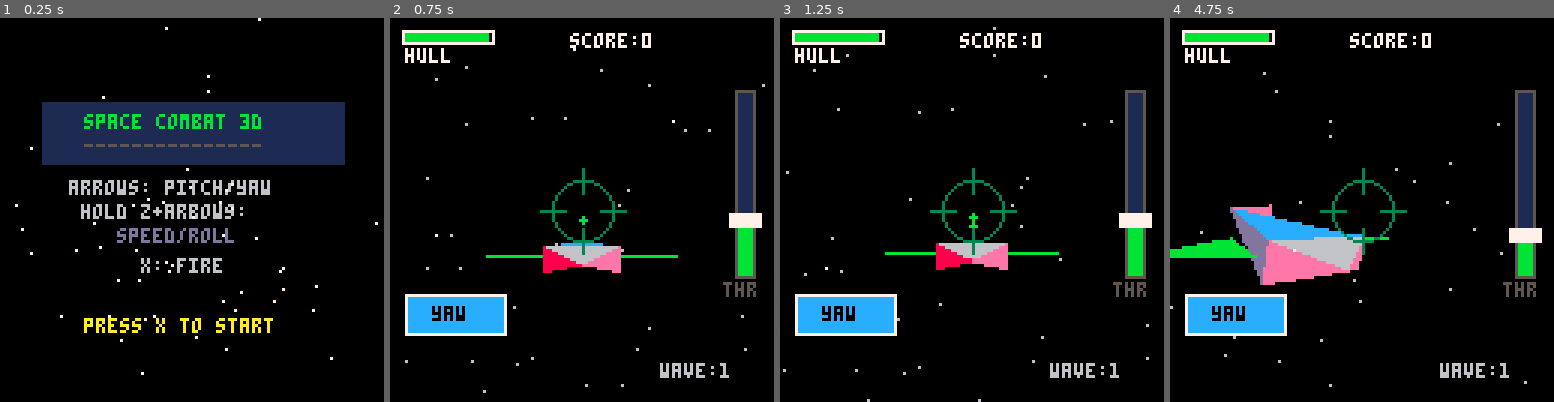
Above: before the commit, frames 1-4 (left to right).
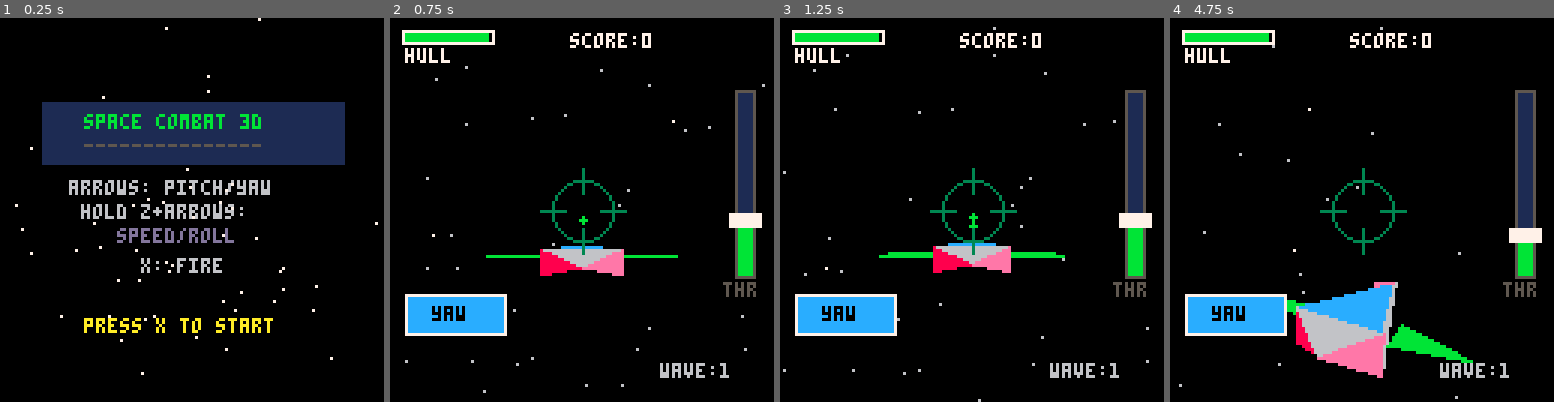
Above: after the commit, the same moments.

Repository: RubenTipparach/Mini-Pico-Games
Game: PICO-8 cartridge pico-8/carts/space_combat_3d.p8
The game is run twice, just before and just after one commit, with the same random seed, the same clock (stepped at 60 frames per second) and the same inputs.
Inputs (mouse positions are in pixels of both pictures, inside the frame that each line leads up to):
- Up to frame 1 (0.25 s): no input
- Up to frame 2 (0.75 s): tap X (X key) at 0.33 s; click (670, 121) at 0.67 s; tap O (Z key) at 0.7 s
- Up to frame 3 (1.25 s): tap X (X key) at 1.07 s; click (826, 267) at 1.22 s
- Up to frame 4 (4.75 s): hold Right 1.6-2.1 s; tap O (Z key) every 0.4 s from 1.7 to 4.5 s; click (1277, 114) at 1.77 s; tap X (X key) at 1.85, 2.97, 4.08 s; hold Up 2.15-2.42 s; click (1342, 259) at 2.32 s; hold Right 2.47-3.03 s; click (1404, 106) at 2.87 s; hold Left 3.08-3.58 s; click (1465, 256) at 3.42 s; hold Down 3.63-3.97 s; click (1231, 102) at 3.97 s; hold Right 4.02-4.68 s; click (1292, 248) at 4.52 s; hold Up from 4.73 s (still down)

Frame 1 is identical in both runs. In frame 2, 0.7% of the frame differs, in the area x 10-84%, y 7-77%; in frame 3, 0.9%; in frame 4, 11%, in the area x 0-93%, y 2-100%.

Commit message:
Fix rotations with local axis system (no more Euler angles)
Major rewrite of orientation system:
- Player now uses three orthonormal vectors (fwd, rgt, up)
- Pitch rotates around local right axis
- Yaw rotates around local up axis
- Roll rotates around local forward axis
- Uses Rodrigues rotation formula for axis-angle rotation
- Camera tracks player orientation with smooth lerping
- All rendering uses proper camera space transformation
- No more gimbal lock - can do full 360 in any direction

Diff:
--- a/pico-8/carts/space_combat_3d.p8
+++ b/pico-8/carts/space_combat_3d.p8
@@ -11,17 +11,21 @@
 wave=1
 spawn_t=60
 
--- player
+-- player position
 px,py,pz=0,0,0
-prx,pry,prz=0,0,0
 pspeed=0
 pfire=0
 
--- camera (with smooth follow)
+-- player orientation (local axes)
+p_fwd={0,0,1}   -- forward vector
+p_rgt={1,0,0}   -- right vector
+p_up={0,1,0}    -- up vector
+
+-- camera
 cx,cy,cz=0,3,-20
-crx,cry,crz=0,0,0
-tcx,tcy,tcz=0,3,-20
-tcrx,tcry,tcrz=0,0,0
+c_fwd={0,0,1}
+c_rgt={1,0,0}
+c_up={0,1,0}
 
 -- controls
 roll_mode=false
@@ -114,12 +118,43 @@
  return x,y,z
 end
 
--- inverse rotation (reverse order, negated angles)
-function rot3d_inv(x,y,z,rx,ry,rz)
- x,y,z=rotz(x,y,z,-rz)
- x,y,z=roty(x,y,z,-ry)
- x,y,z=rotx(x,y,z,-rx)
- return x,y,z
+-- rotate vector v around axis by angle a
+function rot_axis(v,axis,a)
+ local c,s=cos(a),sin(a)
+ local ax,ay,az=axis[1],axis[2],axis[3]
+ local vx,vy,vz=v[1],v[2],v[3]
+
+ -- rodrigues rotation formula
+ local dot=ax*vx+ay*vy+az*vz
+ local cx=ay*vz-az*vy
+ local cy=az*vx-ax*vz
+ local cz=ax*vy-ay*vx
+
+ return {
+  vx*c+cx*s+ax*dot*(1-c),
+  vy*c+cy*s+ay*dot*(1-c),
+  vz*c+cz*s+az*dot*(1-c)
+ }
+end
+
+-- transform point by orientation matrix (fwd,rgt,up)
+function orient_point(x,y,z,fwd,rgt,up)
+ return
+  x*rgt[1]+y*up[1]+z*fwd[1],
+  x*rgt[2]+y*up[2]+z*fwd[2],
+  x*rgt[3]+y*up[3]+z*fwd[3]
+end
+
+-- transform to camera space
+function to_cam_space(wx,wy,wz)
+ local rx=wx-cx
+ local ry=wy-cy
+ local rz=wz-cz
+ -- project onto camera axes
+ return
+  rx*c_rgt[1]+ry*c_rgt[2]+rz*c_rgt[3],
+  rx*c_up[1]+ry*c_up[2]+rz*c_up[3],
+  rx*c_fwd[1]+ry*c_fwd[2]+rz*c_fwd[3]
 end
 
 function proj(x,y,z)
@@ -160,10 +195,9 @@
 function start_game()
  gstate="play"
  px,py,pz=0,0,0
- prx,pry,prz=0,0,0
  pspeed=0
  pfire=0
- throttle=0.3  -- start with some speed
+ throttle=0.3
  score=0
  health=100
  wave=1
@@ -172,11 +206,15 @@
  bullets={}
  parts={}
  expls={}
+ -- reset player orientation
+ p_fwd={0,0,1}
+ p_rgt={1,0,0}
+ p_up={0,1,0}
  -- reset camera
  cx,cy,cz=0,4,-22
- crx,cry,crz=0,0,0
- tcx,tcy,tcz=0,4,-22
- tcrx,tcry,tcrz=0,0,0
+ c_fwd={0,0,1}
+ c_rgt={1,0,0}
+ c_up={0,1,0}
  -- spawn initial enemies
  for i=1,3 do
   spawn_enemy()
@@ -197,14 +235,33 @@
   if btn(3) then
    throttle=max(throttle-0.03,0)
   end
-  if btn(0) then prz-=ts end
-  if btn(1) then prz+=ts end
+  -- roll around forward axis
+  if btn(0) then
+   p_rgt=rot_axis(p_rgt,p_fwd,-ts)
+   p_up=rot_axis(p_up,p_fwd,-ts)
+  end
+  if btn(1) then
+   p_rgt=rot_axis(p_rgt,p_fwd,ts)
+   p_up=rot_axis(p_up,p_fwd,ts)
+  end
  else
-  -- regular mode: up/down = pitch, left/right = yaw
-  if btn(2) then prx+=ts end  -- up = pitch up
-  if btn(3) then prx-=ts end  -- down = pitch down
-  if btn(0) then pry-=ts end  -- left = yaw left
-  if btn(1) then pry+=ts end  -- right = yaw right
+  -- regular mode: pitch around right, yaw around up
+  if btn(2) then
+   p_fwd=rot_axis(p_fwd,p_rgt,ts)
+   p_up=rot_axis(p_up,p_rgt,ts)
+  end
+  if btn(3) then
+   p_fwd=rot_axis(p_fwd,p_rgt,-ts)
+   p_up=rot_axis(p_up,p_rgt,-ts)
+  end
+  if btn(0) then
+   p_fwd=rot_axis(p_fwd,p_up,ts)
+   p_rgt=rot_axis(p_rgt,p_up,ts)
+  end
+  if btn(1) then
+   p_fwd=rot_axis(p_fwd,p_up,-ts)
+   p_rgt=rot_axis(p_rgt,p_up,-ts)
+  end
  end
 
  -- smooth speed
@@ -213,34 +270,39 @@
  -- A button (btn 5) = fire
  pfire=max(0,pfire-1)
  if btn(5) and pfire==0 then
-  fire_bullet(px,py,pz,prx,pry,prz,true)
+  fire_player_bullet()
   pfire=8
   sfx(0)
  end
 
- -- move player
- local fx,fy,fz=rot3d(0,0,1,prx,pry,prz)
- px+=fx*pspeed
- py+=fy*pspeed
- pz+=fz*pspeed
-
- -- smooth follow camera
- local ox,oy,oz=rot3d(0,4,-22,prx,pry,prz)
- tcx=px+ox
- tcy=py+oy
- tcz=pz+oz
- tcrx,tcry,tcrz=prx,pry,prz
-
- -- lerp camera to target
- local cl=0.08
+ -- move player along forward vector
+ px+=p_fwd[1]*pspeed
+ py+=p_fwd[2]*pspeed
+ pz+=p_fwd[3]*pspeed
+
+ -- camera follows behind player
+ local cam_dist=22
+ local cam_up=4
+ local tcx=px-p_fwd[1]*cam_dist+p_up[1]*cam_up
+ local tcy=py-p_fwd[2]*cam_dist+p_up[2]*cam_up
+ local tcz=pz-p_fwd[3]*cam_dist+p_up[3]*cam_up
+
+ -- lerp camera position
+ local cl=0.1
  cx+=(tcx-cx)*cl
  cy+=(tcy-cy)*cl
  cz+=(tcz-cz)*cl
 
- -- lerp rotation (handle wrap-around)
- crx+=(tcrx-crx)*cl
- cry+=(tcry-cry)*cl
- crz+=(tcrz-crz)*cl
+ -- lerp camera orientation
+ c_fwd[1]+=(p_fwd[1]-c_fwd[1])*cl
+ c_fwd[2]+=(p_fwd[2]-c_fwd[2])*cl
+ c_fwd[3]+=(p_fwd[3]-c_fwd[3])*cl
+ c_rgt[1]+=(p_rgt[1]-c_rgt[1])*cl
+ c_rgt[2]+=(p_rgt[2]-c_rgt[2])*cl
+ c_rgt[3]+=(p_rgt[3]-c_rgt[3])*cl
+ c_up[1]+=(p_up[1]-c_up[1])*cl
+ c_up[2]+=(p_up[2]-c_up[2])*cl
+ c_up[3]+=(p_up[3]-c_up[3])*cl
 
  -- ui clicks
  update_ui()
@@ -355,6 +417,19 @@
    del(enemies,e)
   end
  end
+end
+
+function fire_player_bullet()
+ local spd=3
+ add(bullets,{
+  x=px+p_fwd[1]*5,
+  y=py+p_fwd[2]*5,
+  z=pz+p_fwd[3]*5,
+  vx=p_fwd[1]*spd+p_fwd[1]*pspeed,
+  vy=p_fwd[2]*spd+p_fwd[2]*pspeed,
+  vz=p_fwd[3]*spd+p_fwd[3]*pspeed,
+  plr=true,life=120
+ })
 end
 
 function fire_bullet(x,y,z,rx,ry,rz,plr)
@@ -463,7 +538,7 @@
  draw_stars()
 
  local faces={}
- add_ship(faces,px,py,pz,prx,pry,prz,ship_v,ship_f)
+ add_player_ship(faces,ship_v,ship_f)
 
  for e in all(enemies) do
   add_ship(faces,e.x,e.y,e.z,e.rx,e.ry,e.rz,enemy_v,enemy_f)
@@ -494,27 +569,46 @@
   while ry<-128 do ry+=256 end
   while ry>128 do ry-=256 end
 
-  rx,ry,rz=rot3d_inv(rx,ry,rz,crx,cry,crz)
-
-  if rz>1 then
-   local sx,sy=proj(rx,ry,rz)
+  local vx,vy,vz=to_cam_space(rx+cx,ry+cy,rz+cz)
+
+  if vz>1 then
+   local sx,sy=proj(vx,vy,vz)
    if sx>=0 and sx<128 and sy>=0 and sy<128 then
-    pset(sx,sy,rz<50 and 7 or 6)
-   end
-  end
- end
-end
-
+    pset(sx,sy,vz<50 and 7 or 6)
+   end
+  end
+ end
+end
+
+-- draw player ship using orientation vectors
+function add_player_ship(faces,verts,fcs)
+ local tv={}
+ for i,v in pairs(verts) do
+  local x,y,z=orient_point(v[1],v[2],v[3],p_fwd,p_rgt,p_up)
+  x+=px
+  y+=py
+  z+=pz
+  x,y,z=to_cam_space(x,y,z)
+  tv[i]={x,y,z}
+ end
+ add_faces(faces,tv,fcs)
+end
+
+-- draw enemy ship using euler angles
 function add_ship(faces,sx,sy,sz,rx,ry,rz,verts,fcs)
  local tv={}
  for i,v in pairs(verts) do
   local x,y,z=rot3d(v[1],v[2],v[3],rx,ry,rz)
-  x+=sx-cx
-  y+=sy-cy
-  z+=sz-cz
-  x,y,z=rot3d_inv(x,y,z,crx,cry,crz)
+  x+=sx
+  y+=sy
+  z+=sz
+  x,y,z=to_cam_space(x,y,z)
   tv[i]={x,y,z}
  end
+ add_faces(faces,tv,fcs)
+end
+
+function add_faces(faces,tv,fcs)
 
  for f in all(fcs) do
   local v1=tv[f[1]]
@@ -595,14 +689,11 @@
 
 function draw_bullets_()
  for b in all(bullets) do
-  local rx=b.x-cx
-  local ry=b.y-cy
-  local rz=b.z-cz
-  rx,ry,rz=rot3d_inv(rx,ry,rz,crx,cry,crz)
-  if rz>1 then
-   local sx,sy=proj(rx,ry,rz)
+  local vx,vy,vz=to_cam_space(b.x,b.y,b.z)
+  if vz>1 then
+   local sx,sy=proj(vx,vy,vz)
    if sx>=0 and sx<128 and sy>=0 and sy<128 then
-    circfill(sx,sy,max(1,4/rz),b.plr and 11 or 8)
+    circfill(sx,sy,max(1,4/vz),b.plr and 11 or 8)
    end
   end
  end
@@ -610,12 +701,9 @@
 
 function draw_parts()
  for p in all(parts) do
-  local rx=p[1]-cx
-  local ry=p[2]-cy
-  local rz=p[3]-cz
-  rx,ry,rz=rot3d_inv(rx,ry,rz,crx,cry,crz)
-  if rz>1 then
-   local sx,sy=proj(rx,ry,rz)
+  local vx,vy,vz=to_cam_space(p[1],p[2],p[3])
+  if vz>1 then
+   local sx,sy=proj(vx,vy,vz)
    if sx>=0 and sx<128 and sy>=0 and sy<128 then
     pset(sx,sy,p[8])
    end
@@ -625,13 +713,10 @@
 
 function draw_expls()
  for e in all(expls) do
-  local rx=e[1]-cx
-  local ry=e[2]-cy
-  local rz=e[3]-cz
-  rx,ry,rz=rot3d_inv(rx,ry,rz,crx,cry,crz)
-  if rz>1 then
-   local sx,sy=proj(rx,ry,rz)
-   local sz=e[4]*5/rz
+  local vx,vy,vz=to_cam_space(e[1],e[2],e[3])
+  if vz>1 then
+   local sx,sy=proj(vx,vy,vz)
+   local sz=e[4]*5/vz
    circfill(sx,sy,sz,10)
    circfill(sx,sy,sz*0.7,9)
    circfill(sx,sy,sz*0.4,8)
